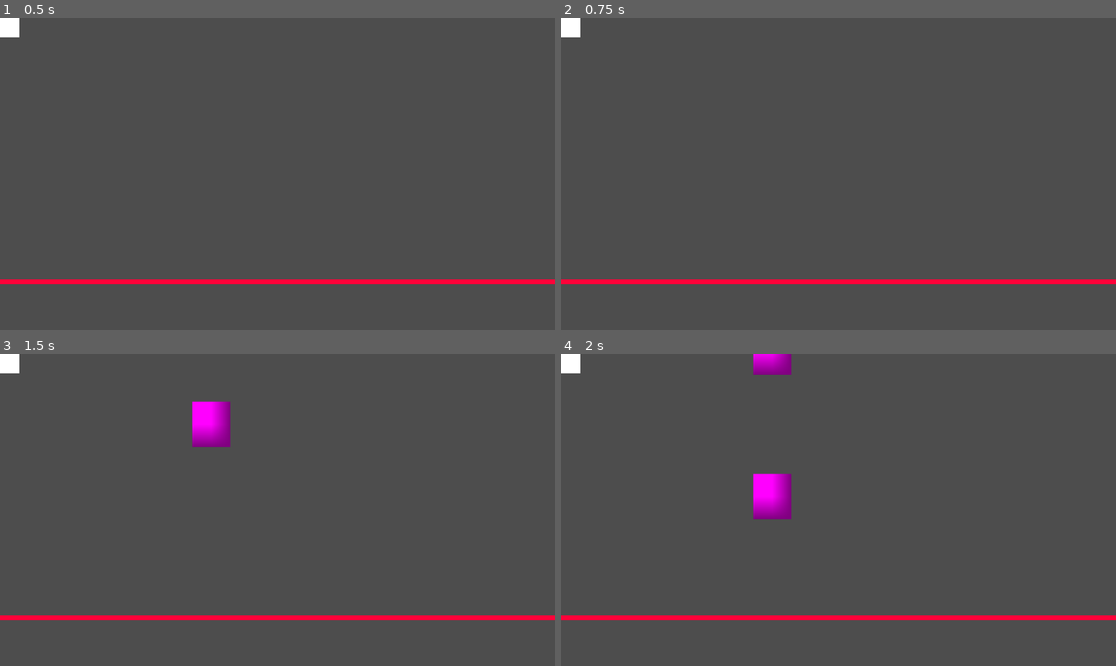
Above: before the commit, frames 1-4 (two rows, left to right).
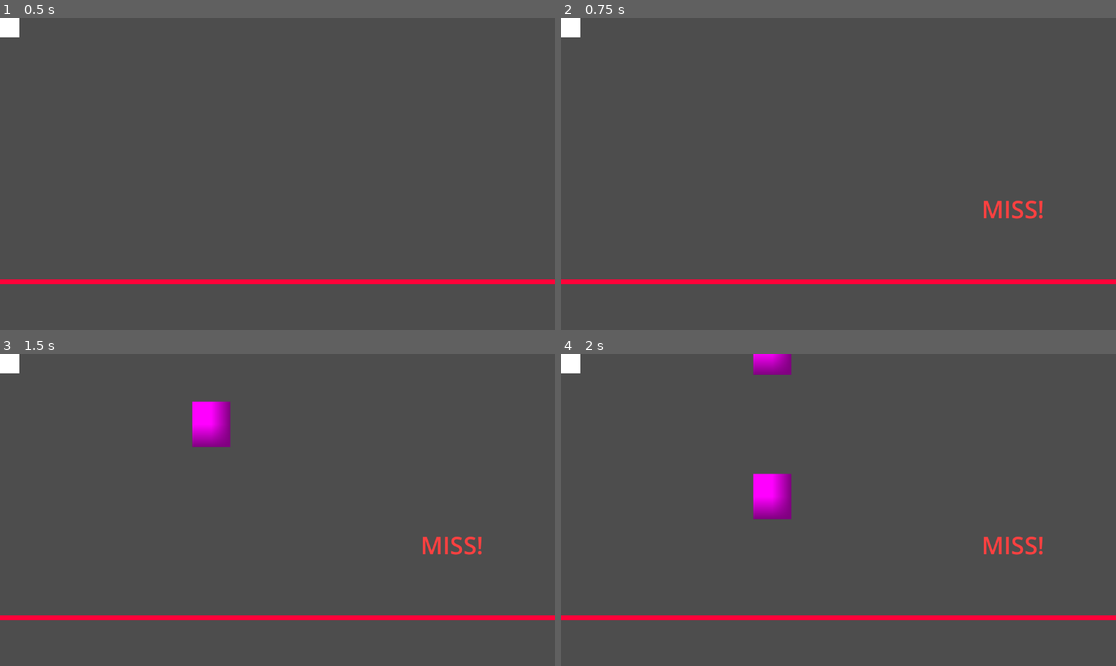
Above: after the commit, the same moments.

Repository: Jae7777/Wind-Tempo
Game: Godot game, scene res://CoreGameplay/main.tscn
Same seed, same stepped clock (60 frames per second), same inputs: the game is played once before the commit and once after it.
Inputs:
- Up to frame 1 (0.5 s): no input
- Up to frame 2 (0.75 s): tap Enter (ui_accept) at 0.5 s; hold Enter (ui_accept) from 0.53 s (still down)
- Up to frame 3 (1.5 s): release Enter (ui_accept) at 1.28 s; tap Enter (ui_accept) at 1.35 s
- Up to frame 4 (2 s): tap Enter (ui_accept) at 1.52, 1.82 s

Frame 1 is identical in both runs. In frame 2, 0.3% of the frame differs, in the area x 76-87%, y 58-65%; in frame 3, 0.3%; in frame 4, 0.3%.

Commit message:
added "Miss" and "Hit" onto the screen

Diff:
--- a/wind-tempo/CoreGameplay/Main.gd
+++ b/wind-tempo/CoreGameplay/Main.gd
@@ -1,13 +1,35 @@
-# Main.gd
 extends Node2D
 
 @export var hit_line_y: float = 600.0
+
+@onready var feedback: Label = $"UI/Feedback"
+var tween: Tween
+
+func _ready() -> void:
+	feedback.visible = false
+	feedback.modulate.a = 0.0
 
 func _unhandled_input(event: InputEvent) -> void:
 	if event.is_action_pressed("ui_accept"):  # space/enter by default
 		for note in get_tree().get_nodes_in_group("note"):
 			if note.can_be_hit:
-				print("HIT!")   # later add score/combo system
 				note.queue_free()
+				_show_feedback("HIT!", Color(0.2, 1.0, 0.2, 1.0))
 				return
-		print("MISS!")  # pressed but no note in window
+		_show_feedback("MISS!", Color(1.0, 0.25, 0.25, 1.0))
+
+func _show_feedback(text: String, col: Color) -> void:
+	# Cancel old tween if still running
+	if tween and tween.is_running():
+		tween.kill()
+
+	feedback.text = text
+	feedback.modulate = col
+	feedback.modulate.a = 0.0
+	feedback.visible = true
+
+	tween = create_tween()
+	tween.tween_property(feedback, "modulate:a", 1.0, 0.08)   # fade in
+	tween.tween_interval(0.35)                                # hold
+	tween.tween_property(feedback, "modulate:a", 0.0, 0.25)   # fade out
+	tween.finished.connect(func(): feedback.visible = false)
--- a/wind-tempo/CoreGameplay/main.tscn
+++ b/wind-tempo/CoreGameplay/main.tscn
@@ -20,3 +20,14 @@
 scale = Vector2(0.99844235, 1)
 points = PackedVector2Array(-1540, -682, -280.02185, -682)
 default_color = Color(1, 0.00999999, 0.2245, 1)
+
+[node name="UI" type="CanvasLayer" parent="."]
+
+[node name="Feedback" type="Label" parent="UI"]
+offset_left = 832.0
+offset_top = 304.0
+offset_right = 1044.0
+offset_bottom = 489.0
+theme_override_font_sizes/font_size = 50
+horizontal_alignment = 1
+vertical_alignment = 1
